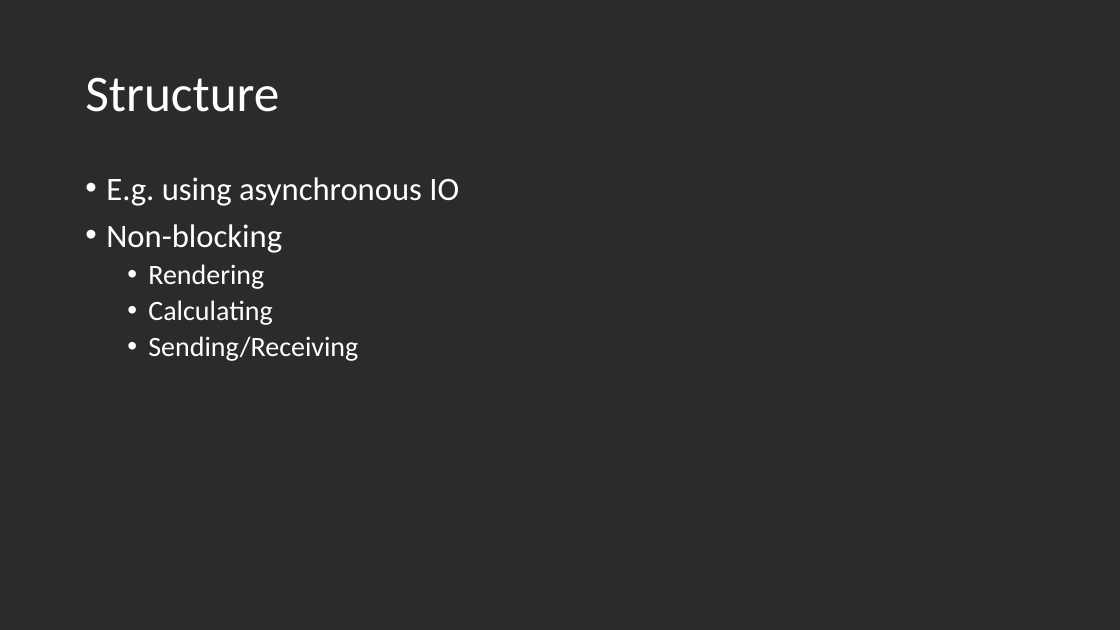
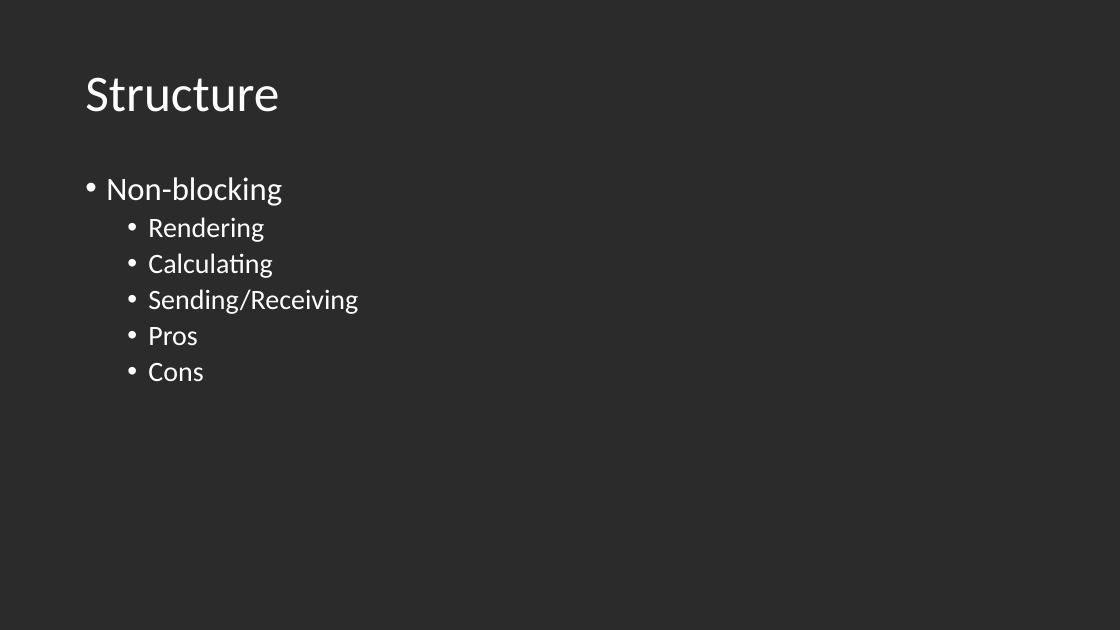
Before and after one commit to Shorte240/SFMLNetworking-Sim, a slide deck: slide 6 of SFMLNetworkingSim/CMP303 Presentation - Fraser Barker(1600196).pptx. Drawn at 1120x630 pixels with LibreOffice and Linux fonts; fonts in the diff are those of the drawing; background and template pictures are left out; a plain dark background stands for a picture behind light text. Boxes give left, top, right and bottom in pixels: in the first picture for what was removed or moved away, otherwise in the second. Text is boxed around its words. In the diff, an @@ line names an element or a change of style, - is before the commit and + after.

```diff
--- a/SFMLNetworkingSim/CMP303 Presentation - Fraser Barker(1600196).pptx
+++ b/SFMLNetworkingSim/CMP303 Presentation - Fraser Barker(1600196).pptx
@@ text at (106, 177, 459, 206): paragraph removed @@
-• E.g. using asynchronous IO
@@ text at (148, 327, 203, 381): paragraphs added @@
+  • Pros
+  • Cons
```
Also in this commit, not shown: 5 other slides changed, 34 other files.
